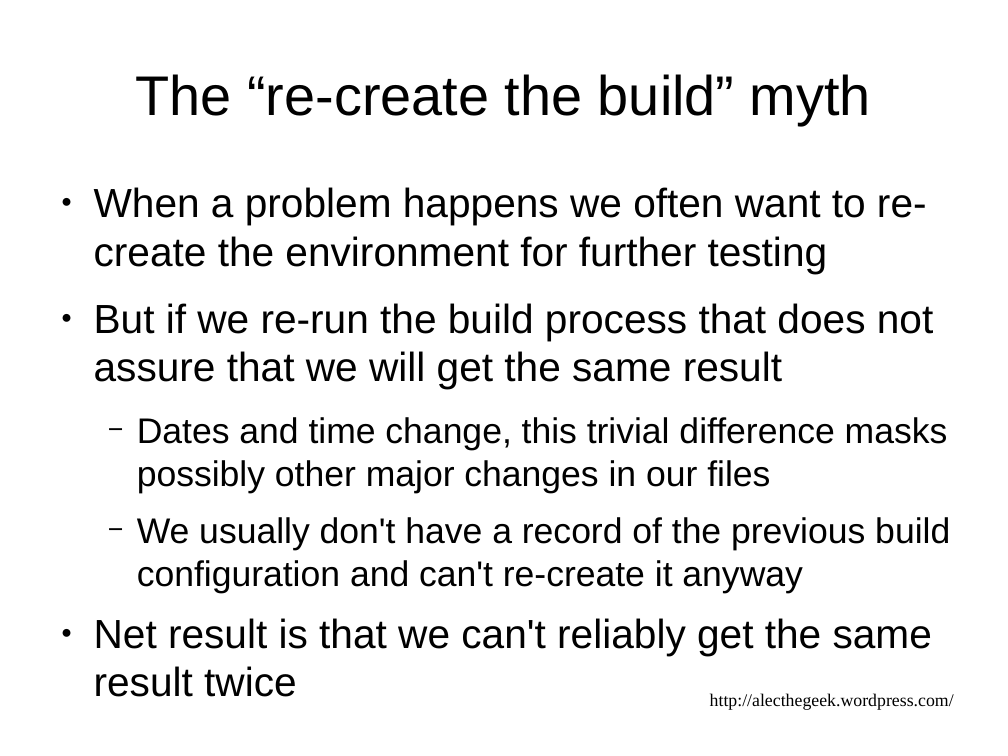
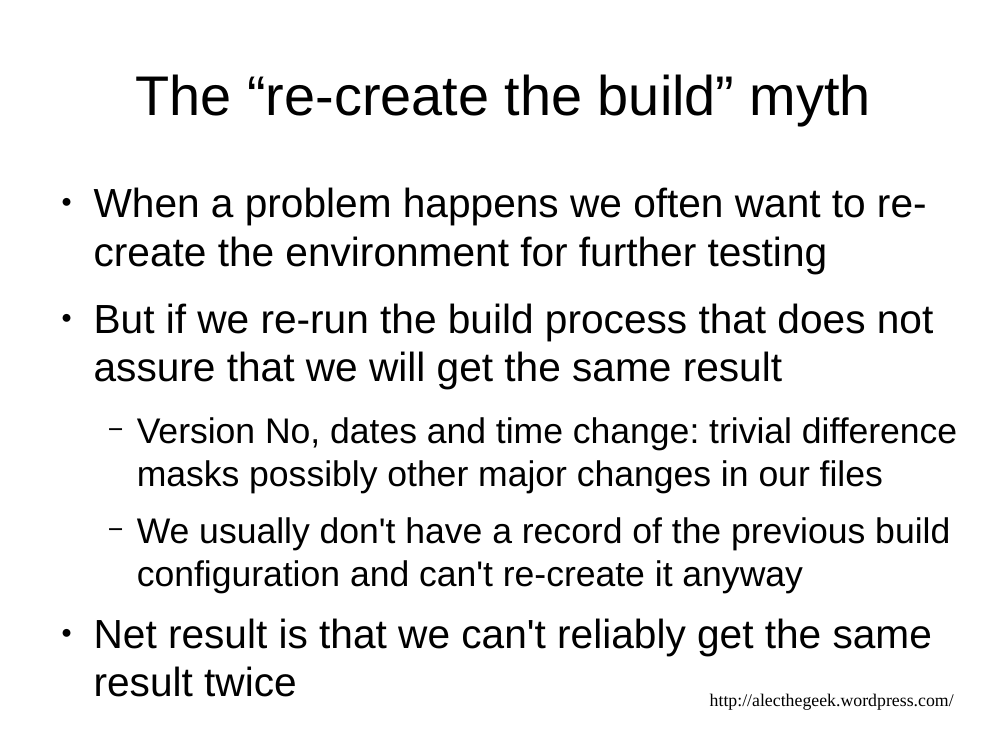
Before and after one commit to alecthegeek/gitbuilding, a slide deck: slide 11 of DevOpsDownUnderPresentation.odp (slide 8 before the commit). Drawn at 1008x756 pixels with LibreOffice and Linux fonts; fonts in the diff are those of the drawing. Boxes give left, top, right and bottom in pixels: in the first picture for what was removed or moved away, otherwise in the second. Text is boxed around its words. In the diff, an @@ line names an element or a change of style, - is before the commit and + after.

```diff
--- a/DevOpsDownUnderPresentation.odp
+++ b/DevOpsDownUnderPresentation.odp
@@ text at [137, 417, 957, 493]: text changed @@
-  − Dates and time change, this trivial difference masks possibly other major changes in our files
+  − Version No, dates and time change: trivial difference masks possibly other major changes in our files
```
Also in this commit, not shown: 16 other slides changed, 4 slides added.
